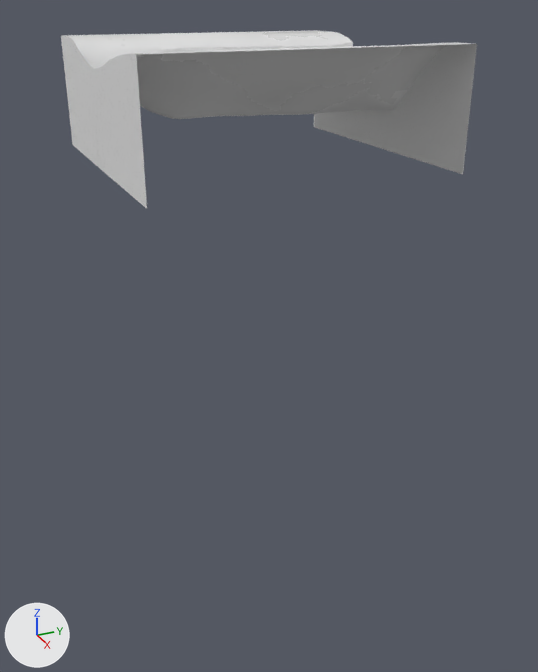
An edit to the FBX model GGJ21/Assets/Blender export/sand_pit.fbx, drawn before and after from the same camera.
The view is the same before and after, from a camera (50 mm lens) standing at (58.82, -7.91, 1.02) and looking at (40.47, 0.35, -8.15). The lights are fixed; the arrows at lower left show +X, +Y and +Z. Vertices at the same position are counted once.

In view in the first picture: 'sand_plane.001'.
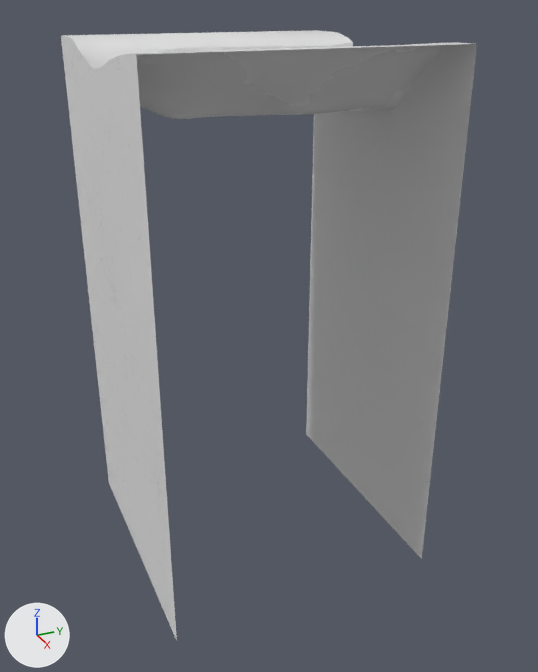
Commit message: Add a sand tunnel to the beach level

What differs and where, as boxes (x1, y1, x2, y2) in the pictures (538 x 672 px; the box of a moved part takes in the faces that stretch with it):
```json
{"object": "sand_plane.001", "change": "reshaped", "before": [61, 30, 477, 209], "after": [61, 30, 477, 641], "on screen": "240% taller"}
{"part": 1, "of": "me_plane_008", "change": "moved or reshaped", "before": [61, 36, 147, 209], "after": [61, 36, 177, 641]}
{"part": 2, "of": "me_plane_008", "change": "moved or reshaped", "before": [314, 44, 477, 174], "after": [306, 44, 477, 559]}
```

Edits to the scene script, one JSON object a line:
```json
{"block": "me_plane_008", "where": "me_plane_008.from_pydata(...)  # 1599 vertices, 1520 faces; spans x -4.03..3.97, y -4.01..3.99, z -3.0..0.0"}
{"block": "me_plane_008", "where": "# used by ob_sand_plane_001; location = (40.03, 0.01, 0.0)"}
{"block": "me_plane_008", "change": "me_plane_008 part 1: all 39 vertices in x -4.03..3.97, y -4.01, z -3.0 are moved by (0.0, 0.0, -12.05)"}
{"block": "me_plane_008", "change": "me_plane_008 part 2: all 39 vertices in x -4.03..3.97, y 3.99, z -3.0 are moved by (0.0, 0.0, -12.05)"}
```
